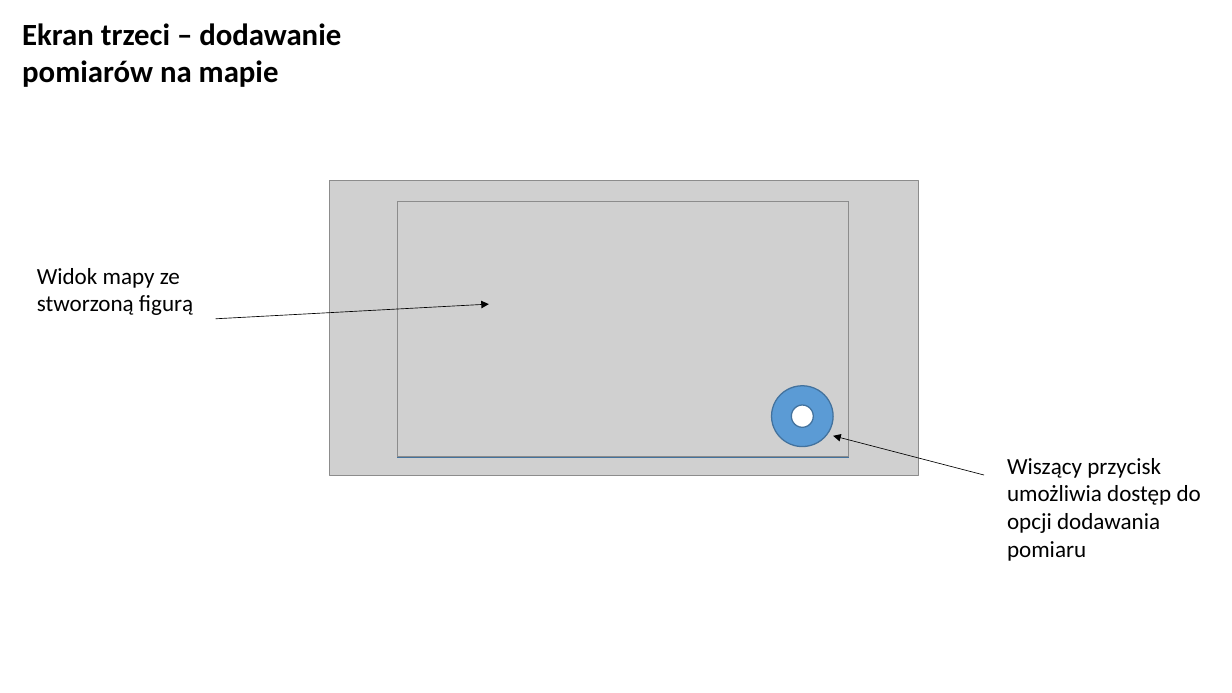
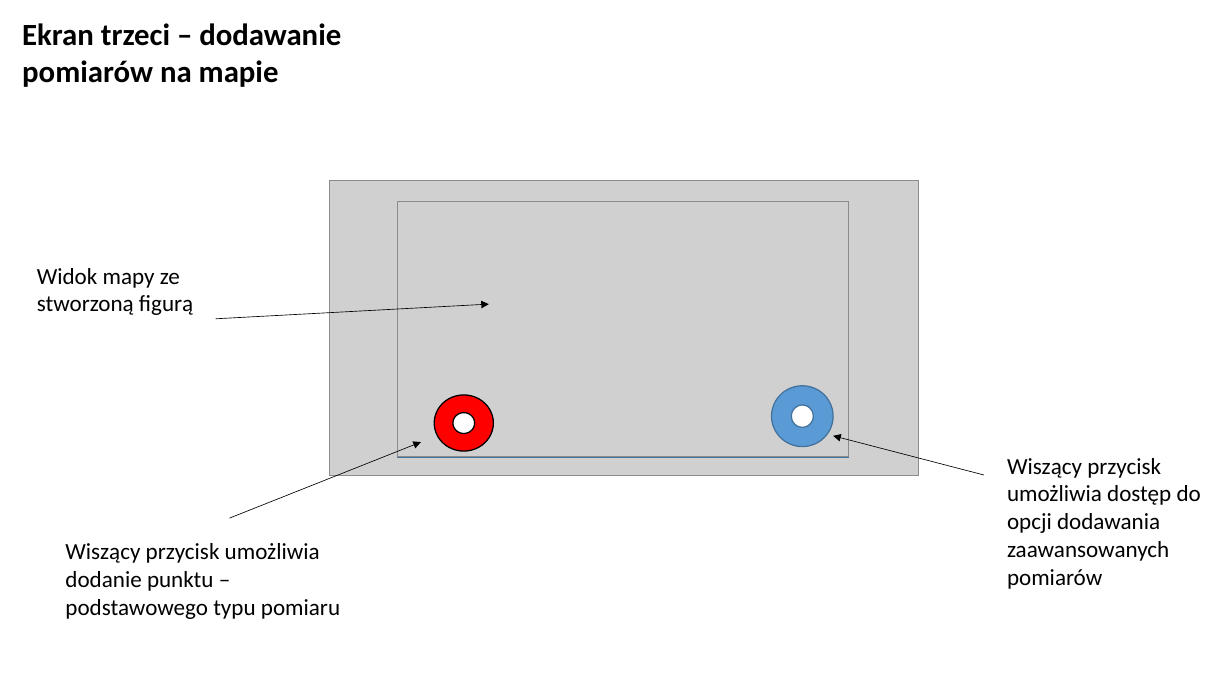
Before and after one commit to Gazda70/GeodesicApp, a slide deck: slide 3 of PrezentacjaPrototyp1.pptx. Drawn at 1232x693 pixels with LibreOffice and Linux fonts; fonts in the diff are those of the drawing; grey boxes stand for pictures. Boxes give left, top, right and bottom in pixels: in the first picture for what was removed or moved away, otherwise in the second. Text is boxed around its words. In the diff, an @@ line names an element or a change of style, - is before the commit and + after.

```diff
--- a/PrezentacjaPrototyp1.pptx
+++ b/PrezentacjaPrototyp1.pptx
@@ ellipse added at box(434, 395, 494, 451), fill #FF0000, outline #000000 1 pt @@
@@ ellipse added at box(453, 413, 475, 434), fill #FFFFFF, outline #000000 1 pt @@
@@ arrow added from (229, 518) to (421, 442), #000000 0.5 pt @@
@@ text at box(1007, 458, 1201, 589): text changed @@
-Wiszący przycisk umożliwia dostęp do opcji dodawania pomiaru
+Wiszący przycisk umożliwia dostęp do opcji dodawania zaawansowanych pomiarów
@@ text added at box(65, 543, 340, 619), 18 pt, text #000000 @@
+Wiszący przycisk umożliwia dodanie punktu – podstawowego typu pomiaru
```
Also in this commit, not shown: 1 other slide changed.
